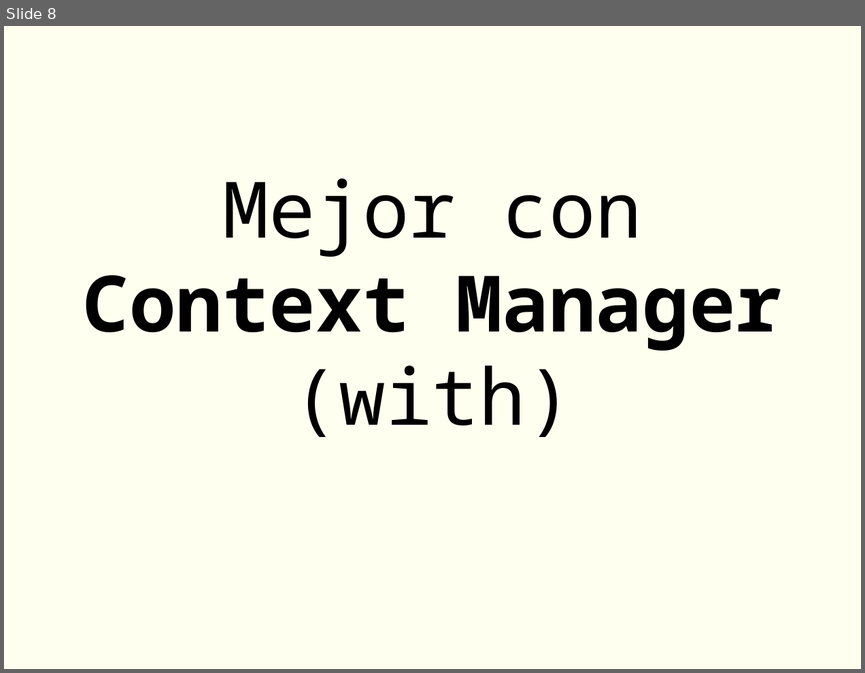
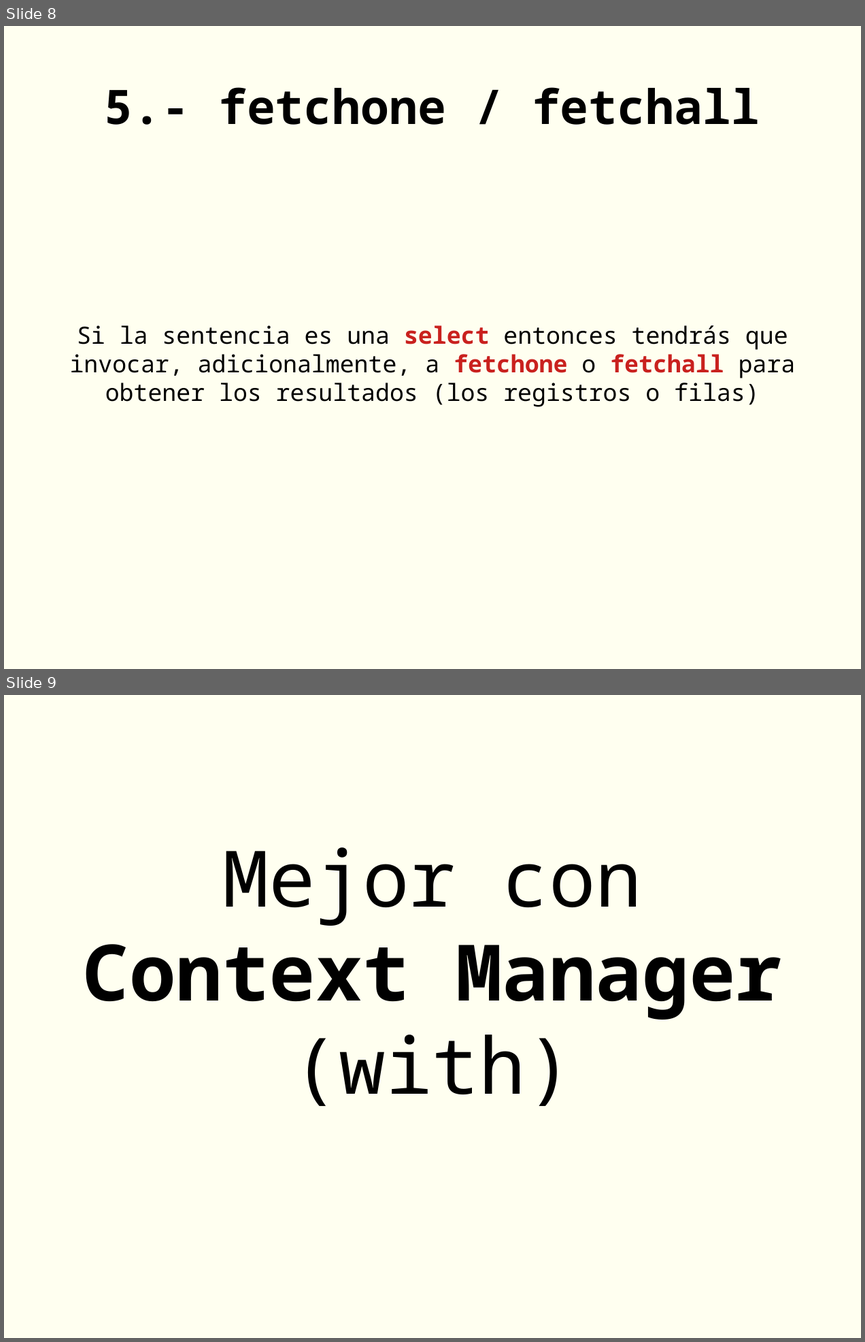
Before and after one commit to rgmf/dwes, a slide deck: unidades/06_acceso_a_bases_de_datos/presentacion/bbdd.odp. Shown one above the other, each under a label of ours: slide 8 before the commit, slides 8 and 9 after it. The pictures are 865x673 and 865x1342 pixels, drawn with LibreOffice and Linux fonts; fonts in the diff are those of the drawing. Boxes give left, top, right and bottom in pixels: in the first picture for what was removed or moved away, otherwise in the second. Text is boxed around its words. In the diff, an @@ line names an element or a change of style, - is before the commit and + after.

```diff
--- a/unidades/06_acceso_a_bases_de_datos/presentacion/bbdd.odp
+++ b/unidades/06_acceso_a_bases_de_datos/presentacion/bbdd.odp
@@ slide 8 added at bbox=[4, 26, 861, 669], background #FFFFF0 @@
@@ title added at bbox=[105, 87, 759, 125], 44 pt, text #000000, bold @@
+5.- fetchone / fetchall
@@ subtitle added at bbox=[70, 325, 796, 407], 22 pt, text #000000 @@
+Si la sentencia es una select entonces tendrás que invocar, adicionalmente, a fetchone o fetchall para obtener los resultados (los registros o filas)
@@ what was slide 8 is now slide 9 @@
```
Also in this commit, not shown: 2 slides changed, 5 other slides added, 22 other files.
